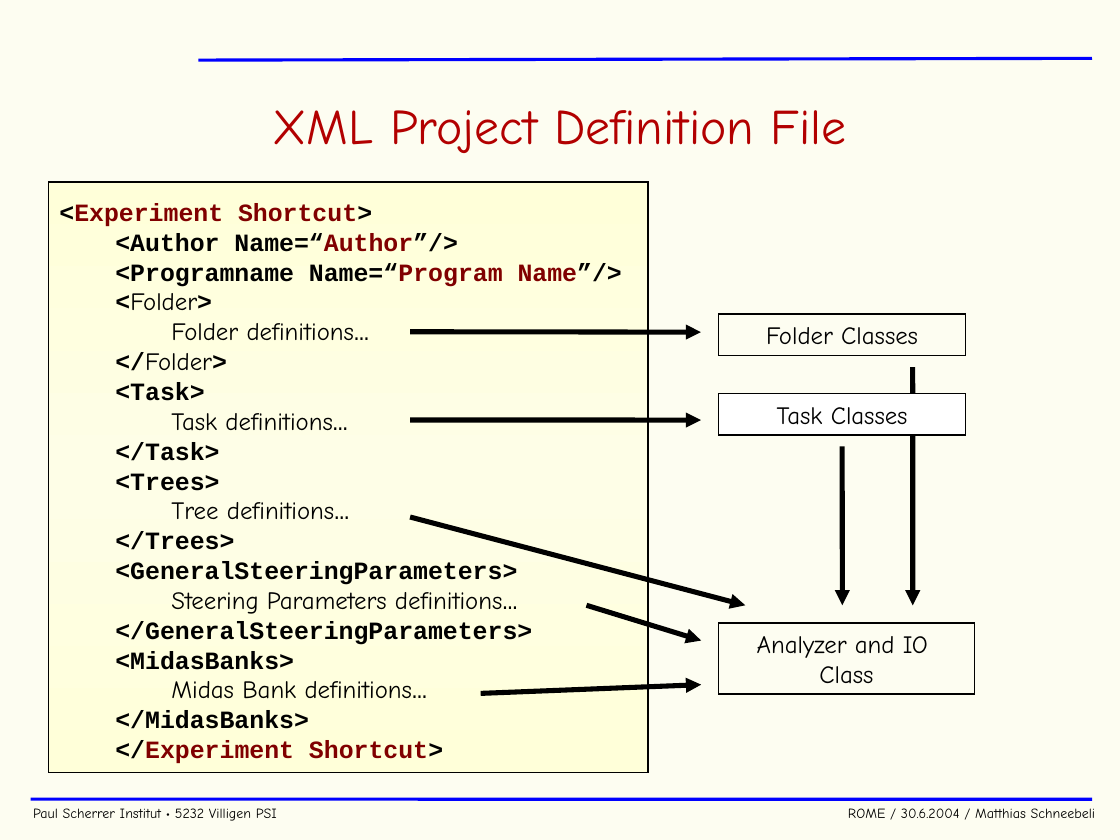
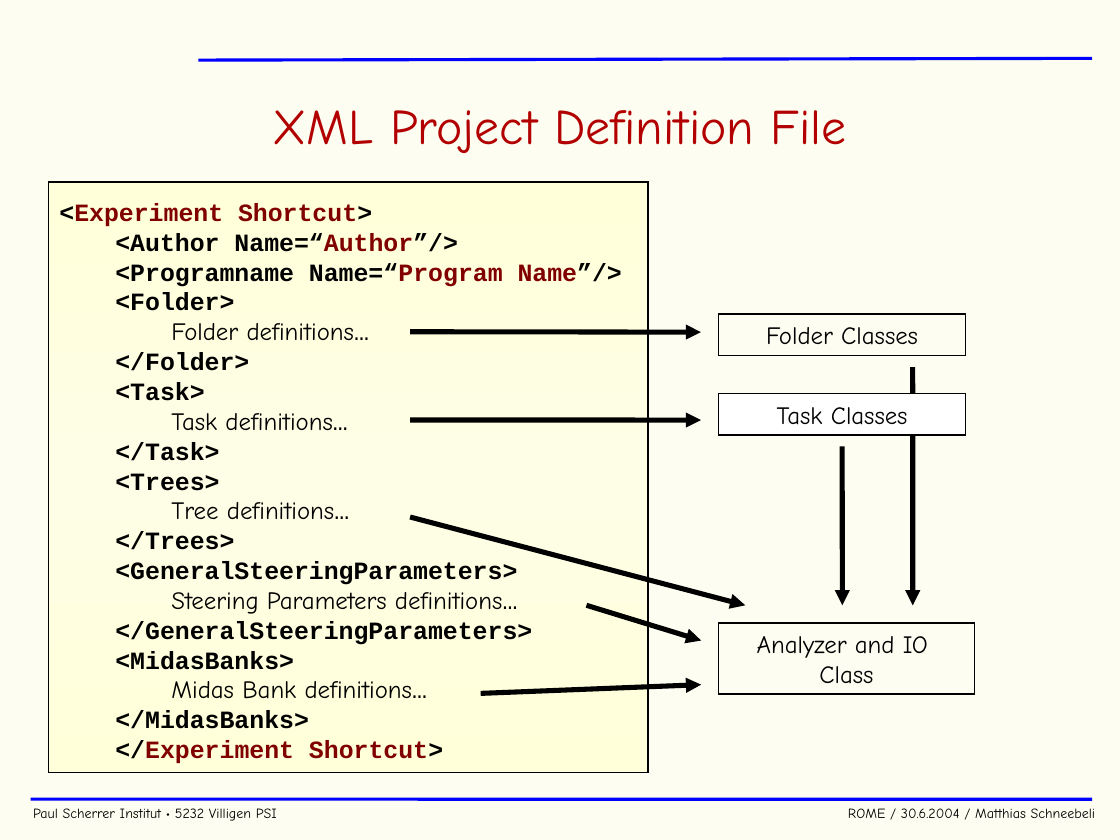
Before and after one commit to cjpl/rome, a slide deck: slide 10 of documentation/ROME.ppt. Drawn at 1120x840 pixels with LibreOffice and Linux fonts; fonts in the diff are those of the drawing; background and template pictures are left out. Boxes give left, top, right and bottom in pixels: in the first picture for what was removed or moved away, otherwise in the second. Text is boxed around its words. In the diff, an @@ line names an element or a change of style, - is before the commit and + after.

```diff
--- a/documentation/ROME.ppt
+++ b/documentation/ROME.ppt
@@ text at [115, 292, 249, 371]: font Comic Neue to Courier New, bold on in "<Folder>", "</Folder>" @@
```
Also in this commit, not shown: 15 other slides changed, 15 other files.
